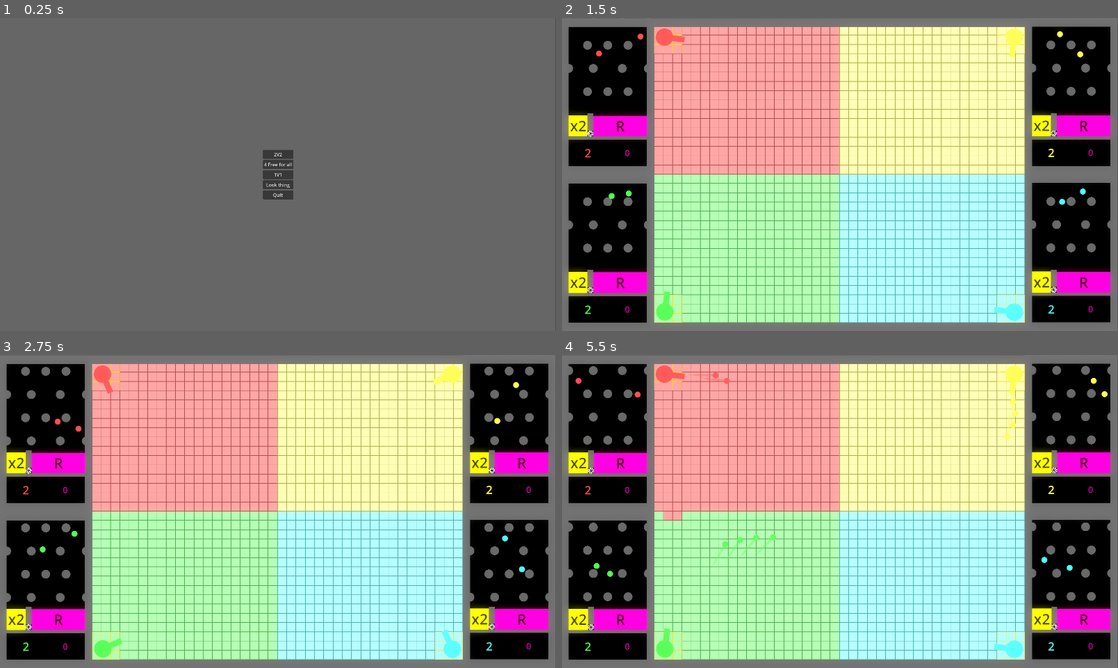
Above: before the commit, frames 1-4 (two rows, left to right).
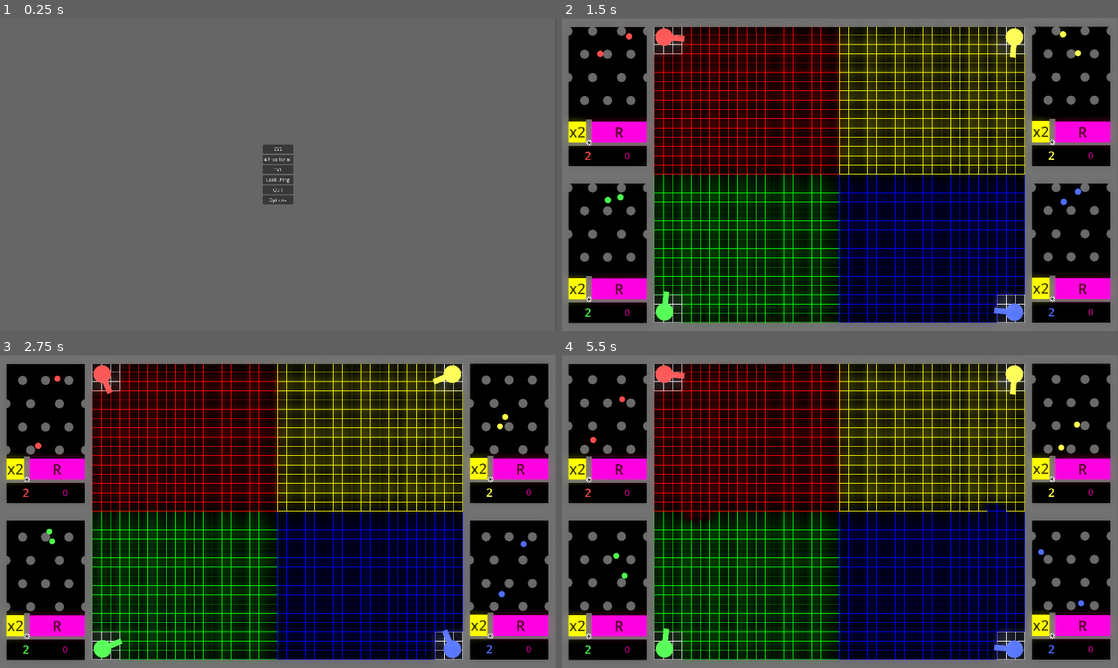
Above: after the commit, the same moments.

Repository: BrianGossett/generator1
Game: Godot game, scene res://Scenes/start_screen.tscn
Two runs of this game, one before a commit and one after it. Both use one fixed random seed, a clock stepped at 60 frames per second and the inputs below.
Inputs:
- Up to frame 1 (0.25 s): no input
- Up to frame 2 (1.5 s): click "2V2" at 0.5 s; click "4 Free for all" at 1.25 s
- Up to frame 3 (2.75 s): no input
- Up to frame 4 (5.5 s): no input

The runs differ from the first frame. In frame 1, 0.4% of the frame differs, in the area x 47-53%, y 40-60%; in frame 2, 70%; in frame 3, 70%; in frame 4, 70%, in the area x 1-99%, y 2-98%.

Commit message:
final for the 4 vs 4

Diff:
--- a/Objects/Box.gd
+++ b/Objects/Box.gd
@@ -19,9 +19,9 @@
 	update_colors()
 
 func update_colors():
-	fill.color = GameInfo.team_box_color(team)
+	#fill.color = GameInfo.team_box_color(team)
 	if victory:
-		outline.color = Color.GOLD
+		outline.color = Color.WHITE
 	else:
 		outline.color = GameInfo.team_outline_color(team)
 
--- a/Objects/ball_catcher.gd
+++ b/Objects/ball_catcher.gd
@@ -3,9 +3,9 @@
 @export var max_x2_height := 200
 @export var max_release_height := 200
 
-@export var min_x: float = 90
-@export var max_x: float = 180.0
-@export var transition_speed := .5  # Units per second
+@export var min_x: float = 85
+@export var max_x: float = 200.0
+@export var transition_speed := .1  # Units per second
 
 @onready var zone_x2 := $ZoneX2
 @onready var zone_release := $ZoneRelease
@@ -36,7 +36,7 @@
 	wall_body.position.x = clamp(wall_body.position.x + transition_speed * delta, min_x, max_x)
 
 	# Attach chaos circle to wall (with offset if needed)
-	chaos_circle.position = Vector2(10, -10)
+	chaos_circle.position = Vector2(10, 0)
 
 	# Calculate distances
 	var wall_offset = wall_body.position.x
--- a/Objects/ball_catcher.tscn
+++ b/Objects/ball_catcher.tscn
@@ -44,12 +44,11 @@
 [node name="ColorRect" type="ColorRect" parent="WallBody"]
 offset_top = -80.0
 offset_right = 20.0
-offset_bottom = -20.0
 color = Color(0.393086, 0.393086, 0.393085, 1)
 metadata/_edit_use_anchors_ = true
 
 [node name="ChaosCircle" type="Sprite2D" parent="WallBody"]
-position = Vector2(10, -10)
+position = Vector2(10, 0)
 scale = Vector2(0.08, 0.08)
 texture = ExtResource("2_br1td")
 
--- a/Objects/box.tscn
+++ b/Objects/box.tscn
@@ -1,23 +1,32 @@
-[gd_scene load_steps=3 format=3 uid="uid://b00bly7rec4us"]
+[gd_scene load_steps=4 format=3 uid="uid://b00bly7rec4us"]
 
 [ext_resource type="Script" uid="uid://c32du6haq4sln" path="res://Objects/Box.gd" id="1_vwonl"]
 
-[sub_resource type="CircleShape2D" id="CircleShape2D_vwonl"]
-radius = 16.0
+[sub_resource type="RectangleShape2D" id="RectangleShape2D_vwonl"]
+size = Vector2(30, 30)
+
+[sub_resource type="Environment" id="Environment_vwonl"]
+background_mode = 3
+glow_enabled = true
+glow_bloom = 0.3
+glow_hdr_luminance_cap = 78.5
 
 [node name="Box" type="ColorRect"]
+modulate = Color(3, 3, 3, 1)
 offset_left = -16.0
 offset_top = -16.0
 offset_right = 16.0
 offset_bottom = 16.0
+color = Color(0.682353, 0, 0, 1)
 script = ExtResource("1_vwonl")
+team = 0
 
 [node name="BoxArea" type="Area2D" parent="."]
 collision_mask = 3
 
 [node name="BoxCol" type="CollisionShape2D" parent="BoxArea" groups=["Box"]]
 position = Vector2(16, 16)
-shape = SubResource("CircleShape2D_vwonl")
+shape = SubResource("RectangleShape2D_vwonl")
 
 [node name="InnerBox" type="ColorRect" parent="."]
 layout_mode = 0
@@ -25,6 +34,9 @@
 offset_top = 1.0
 offset_right = 31.0
 offset_bottom = 31.0
-color = Color(0, 0, 0, 0.941176)
+color = Color(0, 0, 0, 1)
+
+[node name="WorldEnvironment" type="WorldEnvironment" parent="."]
+environment = SubResource("Environment_vwonl")
 
 [connection signal="body_entered" from="BoxArea" to="." method="_on_box_area_body_entered"]
--- a/Objects/cannon.gd
+++ b/Objects/cannon.gd
@@ -3,7 +3,7 @@
 
 @export var team: int = 0;
 @export var rotation_speed: float = 0.25  # Controls speed of sweep
-@export var arc_angle_deg: float = 95.0  # Total arc in degrees
+@export var arc_angle_deg: float = 100.0  # Total arc in degrees
 @export var orb_scene: PackedScene = preload('res://Objects/orb.tscn') # assign res://Objects/ball.tscn in the Inspector
 
 var angle_offset := 0.0
--- a/Objects/even_row.tscn
+++ b/Objects/even_row.tscn
@@ -5,17 +5,17 @@
 [node name="EvenRow" type="Node2D"]
 
 [node name="Peg2" parent="." instance=ExtResource("1_2cong")]
-position = Vector2(110, 0)
+position = Vector2(108, 0)
 scale = Vector2(1.5, 1.5)
 
 [node name="Peg" parent="." instance=ExtResource("1_2cong")]
-position = Vector2(25, 0)
+position = Vector2(23, 0)
 scale = Vector2(1.5, 1.5)
 
 [node name="Peg3" parent="." instance=ExtResource("1_2cong")]
-position = Vector2(300, 0)
+position = Vector2(298, 0)
 scale = Vector2(1.5, 1.5)
 
 [node name="Peg4" parent="." instance=ExtResource("1_2cong")]
-position = Vector2(210, 0)
+position = Vector2(208, 0)
 scale = Vector2(1.5, 1.5)
--- a/Objects/generator.gd
+++ b/Objects/generator.gd
@@ -7,6 +7,9 @@
 @onready var fireValue = $ReleaseValue
 
 @export var team: int = 0;
+
+@onready var screen_fade = $ScreenFade
+@onready var Loss_label = $LossLabel
 
 var ballSpawner = preload("res://Objects/ball.tscn")
 
@@ -24,7 +27,18 @@
 
 func _process(_delta: float) -> void:
 	updateLables()
+	if !GameInfo.victory_value[team] and screen_fade != null:
+		fade_to_color(GameInfo.team_color(team))
 
+
+
+func fade_to_color(color: Color, duration := 1.5):
+	screen_fade.color = Color(0, 0, 0, 0)
+	Loss_label.visible = true
+	Loss_label.modulate = color
+	screen_fade.visible = true
+	var tween = create_tween()
+	tween.tween_property(screen_fade, "color:a", 1.0, duration)
 
 #func _on_zone_x2_triggered(body: Node) -> void:
 func _on_score_1_body_entered(body: Node2D) -> void:
@@ -35,7 +49,8 @@
 		GameInfo.bank_value[team] *= 2
 		updateLables()
 		body.queue_free()
-		call_deferred("BallSpawn", 1)
+		if GameInfo.victory_value[team]:
+			call_deferred("BallSpawn", 1)
 
 #func _on_zone_release_triggered(body: Node) -> void:
 func _on_score_2_body_entered(body: Node2D) -> void:
@@ -47,7 +62,8 @@
 		GameInfo.bank_value[team] = 2
 		updateLables()
 		body.queue_free()
-		call_deferred("BallSpawn", 1)
+		if GameInfo.victory_value[team]:
+			call_deferred("BallSpawn", 1)
 
 
 func BallSpawn(number):
--- a/Objects/generator4.tscn
+++ b/Objects/generator4.tscn
@@ -1,8 +1,9 @@
-[gd_scene load_steps=9 format=3 uid="uid://dgea1jbl8u36"]
+[gd_scene load_steps=10 format=3 uid="uid://dgea1jbl8u36"]
 
 [ext_resource type="Script" uid="uid://dkiylqtfy1cqh" path="res://Objects/generator.gd" id="1_2u7no"]
 [ext_resource type="PackedScene" uid="uid://ct6ix4mjvgp8a" path="res://Objects/peg_area.tscn" id="2_2u7no"]
 [ext_resource type="PackedScene" uid="uid://oe5dw70wjfkw" path="res://Objects/ball_catcher.tscn" id="3_8ud67"]
+[ext_resource type="Texture2D" uid="uid://dmmrk8u1pj165" path="res://Resorces/cross.png" id="4_jcdyj"]
 
 [sub_resource type="RectangleShape2D" id="RectangleShape2D_0q5sr"]
 size = Vector2(318, 29)
@@ -89,7 +90,7 @@
 color = Color(0.393086, 0.393086, 0.393085, 1)
 
 [node name="PegArea" parent="." instance=ExtResource("2_2u7no")]
-position = Vector2(0, -1)
+position = Vector2(0, 30)
 scroll_height = 180.0
 
 [node name="WorldEnvironment" type="WorldEnvironment" parent="."]
@@ -97,7 +98,7 @@
 
 [node name="ReleaseValue" type="Label" parent="."]
 offset_left = 160.0
-offset_top = 419.0
+offset_top = 439.0
 offset_right = 295.0
 offset_bottom = 510.0
 theme_override_colors/font_color = Color(1, 0, 0.737255, 0.835294)
@@ -108,7 +109,7 @@
 
 [node name="Values" type="Label" parent="." groups=["Ball"]]
 offset_left = 24.0
-offset_top = 420.0
+offset_top = 439.0
 offset_right = 160.0
 offset_bottom = 509.0
 theme_override_font_sizes/font_size = 40
@@ -117,11 +118,26 @@
 vertical_alignment = 1
 
 [node name="BallSpawnerTopLeft" type="Marker2D" parent="."]
-position = Vector2(46, 47)
+position = Vector2(76, 47)
 
 [node name="BallSpawnerBottomRight" type="Marker2D" parent="."]
-position = Vector2(277, 128)
+position = Vector2(237, 128)
 
 [node name="BallCatcher" parent="." instance=ExtResource("3_8ud67")]
+position = Vector2(0, 20)
+
+[node name="ScreenFade" type="ColorRect" parent="."]
+visible = false
+offset_left = 24.0
+offset_top = 28.0
+offset_right = 297.0
+offset_bottom = 510.0
+color = Color(0, 0, 0, 1)
+
+[node name="LossLabel" type="Sprite2D" parent="."]
+visible = false
+position = Vector2(158, 268)
+scale = Vector2(0.5, 0.5)
+texture = ExtResource("4_jcdyj")
 
 [connection signal="score_zone_triggered" from="BallCatcher" to="." method="_on_ball_catcher_score_zone_triggered"]
--- a/Objects/odd_row.tscn
+++ b/Objects/odd_row.tscn
@@ -9,9 +9,9 @@
 scale = Vector2(1.5, 1.5)
 
 [node name="Peg" parent="." instance=ExtResource("1_gpcn1")]
-position = Vector2(90, 0)
+position = Vector2(80, 0)
 scale = Vector2(1.5, 1.5)
 
 [node name="Peg3" parent="." instance=ExtResource("1_gpcn1")]
-position = Vector2(230, 0)
+position = Vector2(240, 0)
 scale = Vector2(1.5, 1.5)
--- a/Objects/orb.gd
+++ b/Objects/orb.gd
@@ -39,7 +39,7 @@
 
 func update_visual() -> void:
 	var color = GameInfo.team_color(team)
-	$OrbColor.modulate = color
+	$OrbColor.modulate = color * 2
 	color.a = 0.4
 	trail.default_color = color
 
--- a/Objects/orb.tscn
+++ b/Objects/orb.tscn
@@ -8,6 +8,12 @@
 point_count = 3
 
 [sub_resource type="CircleShape2D" id="CircleShape2D_fehja"]
+
+[sub_resource type="Environment" id="Environment_fehja"]
+background_mode = 3
+glow_enabled = true
+glow_bloom = 0.3
+glow_hdr_luminance_cap = 78.5
 
 [node name="Orb" type="RigidBody2D" groups=["Orb"]]
 collision_layer = 2
@@ -30,4 +36,7 @@
 scale = Vector2(0.08, 0.08)
 texture = ExtResource("2_fehja")
 
+[node name="WorldEnvironment" type="WorldEnvironment" parent="."]
+environment = SubResource("Environment_fehja")
+
 [connection signal="timeout" from="Timer" to="." method="_on_timer_timeout"]
--- /dev/null
+++ b/Scenes/options.gd
@@ -0,0 +1,29 @@
+extends Control
+
+@onready var menu := $VBoxContainer/MenuButton
+
+func _input(event):
+	if event.is_action_pressed("ui_cancel"):
+		get_tree().change_scene_to_file("res://Scenes/start_screen.tscn")
+
+func _ready():
+	var popup = menu.get_popup()
+	popup.id_pressed.connect(file_menu)
+
+func file_menu(id):
+	menu.text = String(id)
+
+func _on_primary_button_color_changed(color: Color) -> void:
+	pass # Replace with function body.
+
+
+func _on_box_button_color_changed(color: Color) -> void:
+	pass # Replace with function body.
+
+
+func _on_outline_buttons_color_changed(color: Color) -> void:
+	pass # Replace with function body.
+
+
+func _on_menu_button_button_down() -> void:
+	pass
--- /dev/null
+++ b/Scenes/options.tscn
@@ -0,0 +1,106 @@
+[gd_scene load_steps=2 format=3 uid="uid://c05e5tufkx2ub"]
+
+[ext_resource type="Script" uid="uid://c31n6qcrlnojt" path="res://Scenes/options.gd" id="1_prnvy"]
+
+[node name="Options" type="Control"]
+layout_mode = 3
+anchors_preset = 15
+anchor_right = 1.0
+anchor_bottom = 1.0
+grow_horizontal = 2
+grow_vertical = 2
+script = ExtResource("1_prnvy")
+
+[node name="ColorRect" type="ColorRect" parent="."]
+offset_right = 1918.0
+offset_bottom = 1080.0
+color = Color(0.400698, 0.400698, 0.400698, 1)
+
+[node name="VBoxContainer" type="VBoxContainer" parent="."]
+layout_mode = 1
+anchors_preset = 8
+anchor_left = 0.5
+anchor_top = 0.5
+anchor_right = 0.5
+anchor_bottom = 0.5
+offset_left = -51.5
+offset_top = -33.0
+offset_right = 51.5
+offset_bottom = 33.0
+grow_horizontal = 2
+grow_vertical = 2
+alignment = 1
+
+[node name="MenuButton" type="MenuButton" parent="VBoxContainer"]
+layout_mode = 2
+switch_on_hover = true
+item_count = 10
+popup/item_0/text = "Team1"
+popup/item_0/id = 0
+popup/item_1/text = "Team2"
+popup/item_1/id = 1
+popup/item_2/text = "Team3"
+popup/item_2/id = 2
+popup/item_3/text = "Team4"
+popup/item_3/id = 3
+popup/item_4/text = "team5"
+popup/item_4/id = 4
+popup/item_5/text = "Team6"
+popup/item_5/id = 5
+popup/item_6/text = "Team7"
+popup/item_6/id = 6
+popup/item_7/text = "Team8"
+popup/item_7/id = 7
+popup/item_8/text = "Team9"
+popup/item_8/id = 8
+popup/item_9/text = "Team10"
+popup/item_9/id = 9
+
+[node name="Label" type="Label" parent="VBoxContainer"]
+layout_mode = 2
+text = "Team"
+
+[node name="Primary" type="HBoxContainer" parent="VBoxContainer"]
+layout_mode = 2
+
+[node name="Primary" type="Label" parent="VBoxContainer/Primary"]
+layout_mode = 2
+text = "Primary:"
+
+[node name="PrimaryButton" type="ColorPickerButton" parent="VBoxContainer/Primary"]
+layout_mode = 2
+text = "Team
+"
+
+[node name="Box" type="HBoxContainer" parent="VBoxContainer"]
+layout_mode = 2
+
+[node name="Box" type="Label" parent="VBoxContainer/Box"]
+layout_mode = 2
+text = "Box:"
+
+[node name="BoxButton" type="ColorPickerButton" parent="VBoxContainer/Box"]
+layout_mode = 2
+text = "Team
+"
+
+[node name="Outline" type="HBoxContainer" parent="VBoxContainer"]
+layout_mode = 2
+
+[node name="Outline" type="Label" parent="VBoxContainer/Outline"]
+layout_mode = 2
+text = "Outline:"
+
+[node name="OutlineButtons" type="ColorPickerButton" parent="VBoxContainer/Outline"]
+layout_mode = 2
+text = "Team
+"
+
+[connection signal="button_down" from="VBoxContainer/MenuButton" to="." method="_on_menu_button_button_down"]
+[connection signal="pressed" from="VBoxContainer/MenuButton" to="." method="_on_menu_button_pressed"]
+[connection signal="color_changed" from="VBoxContainer/Primary/PrimaryButton" to="." method="_on_primary_button_color_changed"]
+[connection signal="color_changed" from="VBoxContainer/Primary/PrimaryButton" to="." method="_on_color_picker_button_color_changed"]
+[connection signal="color_changed" from="VBoxContainer/Box/BoxButton" to="." method="_on_box_button_color_changed"]
+[connection signal="color_changed" from="VBoxContainer/Box/BoxButton" to="." method="_on_color_picker_button_color_changed"]
+[connection signal="color_changed" from="VBoxContainer/Outline/OutlineButtons" to="." method="_on_outline_buttons_color_changed"]
+[connection signal="color_changed" from="VBoxContainer/Outline/OutlineButtons" to="." method="_on_color_picker_button_color_changed"]
--- a/Scenes/play_area.gd
+++ b/Scenes/play_area.gd
@@ -6,20 +6,21 @@
 @onready var screen_fade = $ScreenFade
 @onready var vicotry_label = $Label
 
+@export var team_layout := {
+		"bottom_left": 0,
+		"bottom_right": -1,
+		"top_left": -1,
+		"top_right": 1
+	}
+
 func _input(event):
 	if event.is_action_pressed("ui_cancel"):
 		GameInfo.set_defult()
 		get_tree().change_scene_to_file("res://Scenes/start_screen.tscn")
 
-var has_winner := false
 
 func _ready() -> void:
-	$Field.generate_grid_from_corners({
-		"bottom_left": 0,
-		"bottom_right": -1,
-		"top_left": -1,
-		"top_right": 1
-	})
+	$Field.apply_box_grid($Field.generate_grid_from_corners(team_layout))
 	gen1.BallSpawn(6)
 	gen2.BallSpawn(6)
 
@@ -36,8 +37,10 @@
 
 
 func _on_timer_timeout() -> void:
-	gen1.BallSpawn(2)
-	gen2.BallSpawn(2)
+	if GameInfo.victory_value[gen1.team]:
+		gen1.BallSpawn(2)
+	if GameInfo.victory_value[gen2.team]:
+		gen2.BallSpawn(2)
 
 
 
--- a/Scenes/play_area_free_four.gd
+++ b/Scenes/play_area_free_four.gd
@@ -17,7 +17,7 @@
 func _ready() -> void:
 	$Field.apply_box_grid($Field.generate_grid_from_corners({
 		"bottom_left": 2,
-		"bottom_right": 6,
+		"bottom_right": 1,
 		"top_left": 0,
 		"top_right": 3
 	}))
@@ -29,8 +29,10 @@
 func fade_to_color(color: Color, duration := 1.5):
 	screen_fade.color = Color(0, 0, 0, 0)
 	vicotry_label.visible = true
-	vicotry_label.add_theme_color_override("font_color",color)
+	vicotry_label.modulate = color
 	screen_fade.visible = true
+	$Like.visible = true
+	$Like.add_theme_color_override("font_color", color)
 	var tween = create_tween()
 	tween.tween_property(screen_fade, "color:a", 1.0, duration)
 
@@ -39,10 +41,14 @@
 
 
 func _on_timer_timeout() -> void:
-	gen1.BallSpawn(1)
-	gen2.BallSpawn(1)
-	gen3.BallSpawn(1)
-	gen4.BallSpawn(1)
+	if GameInfo.victory_value[gen1.team]:
+		gen1.BallSpawn(1)
+	if GameInfo.victory_value[gen2.team]:
+		gen2.BallSpawn(1)
+	if GameInfo.victory_value[gen3.team]:
+		gen3.BallSpawn(1)
+	if GameInfo.victory_value[gen4.team]:
+		gen4.BallSpawn(1)
 
 
 
@@ -50,7 +56,7 @@
 	if GameInfo.has_winner:
 		return
 
-	var valid_teams = [0, 2, 3, 6]
+	var valid_teams = [0, 2, 3, 1]
 	var remaining_teams = []
 
 	for team in valid_teams:
--- a/Scenes/play_area_free_four.tscn
+++ b/Scenes/play_area_free_four.tscn
@@ -1,9 +1,10 @@
-[gd_scene load_steps=6 format=3 uid="uid://dr60br1tc4fxb"]
+[gd_scene load_steps=7 format=3 uid="uid://dr60br1tc4fxb"]
 
 [ext_resource type="Script" uid="uid://dwxmwjwqxafq2" path="res://Scenes/play_area_free_four.gd" id="1_88uj3"]
 [ext_resource type="PackedScene" uid="uid://catppxguc7kox" path="res://Objects/field.tscn" id="2_ny7wt"]
 [ext_resource type="PackedScene" uid="uid://bmi2pr5jgtfxt" path="res://Objects/cannon.tscn" id="3_8uopx"]
 [ext_resource type="PackedScene" uid="uid://dgea1jbl8u36" path="res://Objects/generator4.tscn" id="4_88uj3"]
+[ext_resource type="Texture2D" uid="uid://ndch11btiigv" path="res://Resorces/Flag.webp" id="5_ny7wt"]
 
 [sub_resource type="RectangleShape2D" id="RectangleShape2D_ybnwo"]
 size = Vector2(1283, 30)
@@ -31,9 +32,10 @@
 [node name="CannonBottomRight" parent="." instance=ExtResource("3_8uopx")]
 position = Vector2(1564, 1014)
 rotation = 3.92699
-team = 6
+team = 1
 
 [node name="Camera2D" type="Camera2D" parent="."]
+physics_interpolation_mode = 2
 position = Vector2(962, 539)
 
 [node name="TopWall" type="StaticBody2D" parent="."]
@@ -77,7 +79,7 @@
 
 [node name="GeneratorBottomRight" parent="." instance=ExtResource("4_88uj3")]
 position = Vector2(1600, 539)
-team = 6
+team = 1
 
 [node name="ScreenFade" type="ColorRect" parent="."]
 visible = false
@@ -87,14 +89,19 @@
 offset_bottom = 1089.0
 color = Color(1, 1, 1, 0)
 
-[node name="Label" type="Label" parent="."]
+[node name="Label" type="Sprite2D" parent="."]
 visible = false
-offset_left = -1.0
-offset_top = -1.0
-offset_right = 1923.0
-offset_bottom = 1079.0
-theme_override_font_sizes/font_size = 200
-text = "Victory"
+position = Vector2(970, 540)
+texture = ExtResource("5_ny7wt")
+
+[node name="Like" type="Label" parent="."]
+visible = false
+offset_left = 3.0
+offset_top = 946.0
+offset_right = 1919.0
+offset_bottom = 1083.0
+theme_override_font_sizes/font_size = 100
+text = "Like and Subscribe"
 horizontal_alignment = 1
 vertical_alignment = 1
 
--- a/Scenes/start_screen.gd
+++ b/Scenes/start_screen.gd
@@ -13,3 +13,11 @@
 
 func _on_quit_button_down() -> void:
 	get_tree().quit()
+
+
+func _on_options_button_down() -> void:
+	get_tree().change_scene_to_file("res://Scenes/options.tscn")
+
+
+func _on_v_2_button_down() -> void:
+	pass # Replace with function body.
--- a/Scenes/start_screen.tscn
+++ b/Scenes/start_screen.tscn
@@ -56,7 +56,14 @@
 layout_mode = 2
 text = "Quit"
 
+[node name="Options" type="Button" parent="VBoxContainer"]
+layout_mode = 2
+text = "Options
+"
+
+[connection signal="button_down" from="VBoxContainer/2V2" to="." method="_on_v_2_button_down"]
 [connection signal="button_down" from="VBoxContainer/4FreeForAll" to="." method="_on_free_for_all_button_down"]
 [connection signal="button_down" from="VBoxContainer/1V1" to="." method="_on_start_button_button_down"]
 [connection signal="button_down" from="VBoxContainer/look thing" to="." method="_on_look_thing_button_down"]
 [connection signal="button_down" from="VBoxContainer/Quit" to="." method="_on_quit_button_down"]
+[connection signal="button_down" from="VBoxContainer/Options" to="." method="_on_options_button_down"]
--- a/Scripts/GameInfo.gd
+++ b/Scripts/GameInfo.gd
@@ -29,22 +29,22 @@
 	TEAM_RED: {
 		"primary": Color("ff4b4b"),
 		"box": Color("ff9999"),
-		"outline": Color("a03333")
+		"outline": Color("ff0000")
 	},
 	TEAM_BLUE: {
 		"primary": Color("4b6aff"),
 		"box": Color("99bbff"),
-		"outline": Color("2b3c99")
+		"outline": Color(0,0,1)
 	},
 	TEAM_GREEN: {
 		"primary": Color("4bff4b"),
 		"box": Color("aaffaa"),
-		"outline": Color("339933")
+		"outline": Color(0,1,0) # green
 	},
 	TEAM_YELLOW: {
 		"primary": Color("ffff4b"),
 		"box": Color("ffffaa"),
-		"outline": Color("999933")
+		"outline": Color("ffff00") # change
 	},
 	TEAM_PURPLE: {
 		"primary": Color("b84bff"),
@@ -59,7 +59,7 @@
 	TEAM_CYAN: {
 		"primary": Color("4bffff"),
 		"box": Color("aaffff"),
-		"outline": Color("339999")
+		"outline": Color(0,0,1) # change
 	},
 	TEAM_PINK: {
 		"primary": Color("ff4bb8"),
@@ -96,6 +96,7 @@
 	return TEAM_COLORS.get(team, TEAM_COLORS[-1])["outline"]
 
 func set_defult():
+	has_winner = false
 	for team in TEAMS:
 		bank_value[team] = 2
 		fire_value[team] = 0
--- a/project.godot
+++ b/project.godot
@@ -41,7 +41,10 @@
 
 [rendering]
 
+textures/canvas_textures/default_texture_filter=0
 renderer/rendering_method="gl_compatibility"
 renderer/rendering_method.mobile="gl_compatibility"
 viewport/hdr_2d=true
 anti_aliasing/quality/msaa_2d=3
+2d/snap/snap_2d_transforms_to_pixel=true
+2d/snap/snap_2d_vertices_to_pixel=true
Not shown: 1 places in Objects/orb.tscn that only renumber resources
Binary file added: Resorces/Flag.webp
Not shown, added: Resorces/Flag.webp.import
Binary file added: Resorces/cross.png
Not shown, added: Resorces/cross.png.import
Not shown, added: Resorces/favpng_5239582479c5c7a7d44d39ce500b2e1e.png.import
Not shown, added: Scenes/options.gd.uid
Not shown, added: Resorces/favpng_5239582479c5c7a7d44d39ce500b2e1e.xcf
Not shown, changed: generator1.exe
